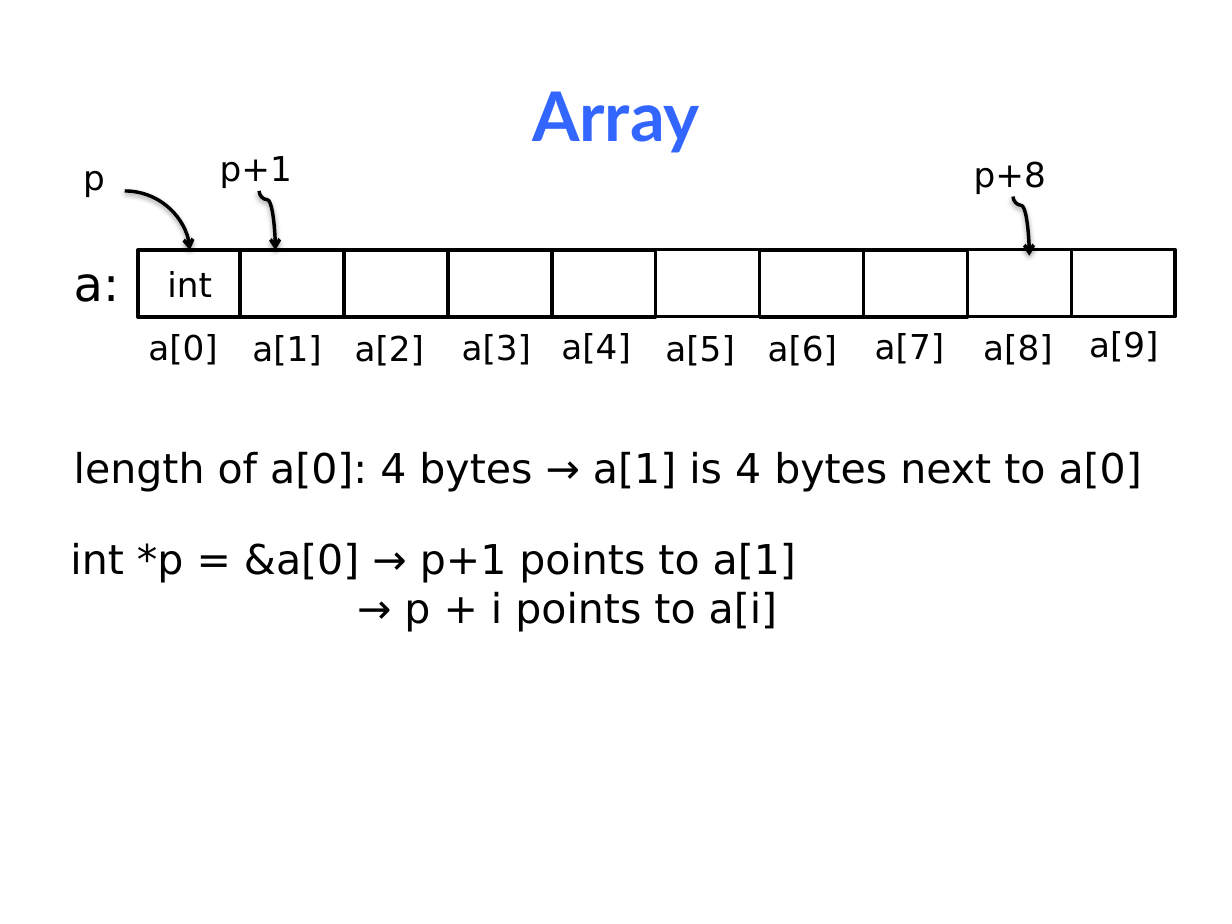
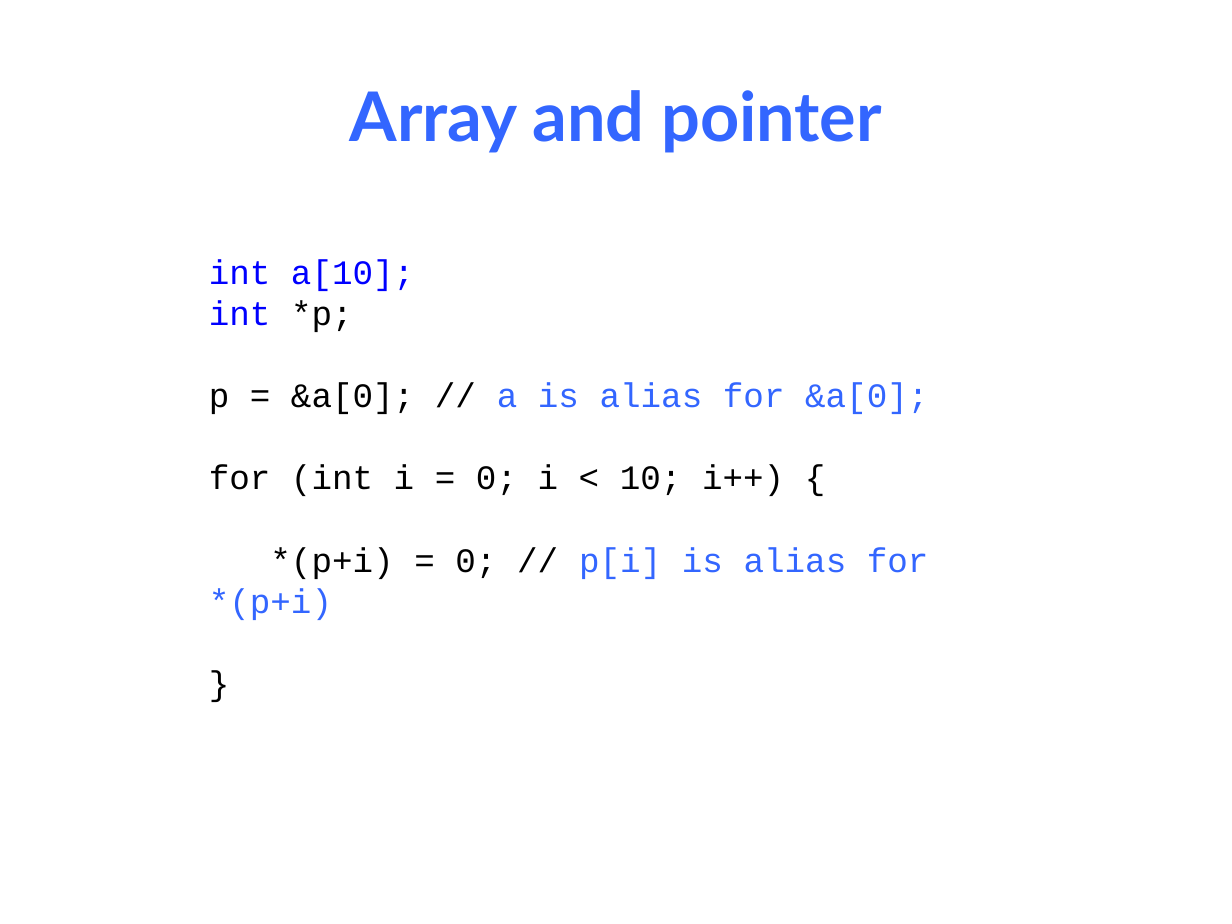
Before and after one commit to NYU-CSO/nyu-cso.github.io, a slide deck: slide 49 of notes/05-pointer_array.pptx (slide 45 before the commit). Drawn at 1232x924 pixels with LibreOffice and Linux fonts; fonts in the diff are those of the drawing. Boxes give left, top, right and bottom in pixels: in the first picture for what was removed or moved away, otherwise in the second. Text is boxed around its words. In the diff, an @@ line names an element or a change of style, - is before the commit and + after.

```diff
--- a/notes/05-pointer_array.pptx
+++ b/notes/05-pointer_array.pptx
@@ title at (350,90,882,153): text changed @@
-Array
+Array and pointer
@@ text removed at (83,171,105,197) @@
-p
@@ text removed at (220,156,292,188) @@
-p+1
@@ text removed at (974,161,1046,194) @@
-p+8
@@ curved arrow removed from (124, 191) to (190, 250) @@
@@ curved arrow removed from (259, 191) to (276, 250) @@
@@ curved arrow removed from (1013, 197) to (1030, 256) @@
@@ text added at (209,259,929,620), 20 pt, text #000000 @@
+int a[10];
+int *p;
+p = &a[0]; // a is alias for &a[0];
+for (int i = 0; i < 10; i++) {
+*(p+i) = 0; // p[i] is alias for *(p+i)
+}
@@ group removed at (74,250,1175,366): 11 texts, 10 rectangles @@
-int
-a:
-a[0]
-a[1]
-a[2]
-a[3]
-a[4]
-a[5]
-a[6]
-a[7]
-a[8]
-a[9]
@@ text removed at (74,451,1142,492) @@
-length of a[0]: 4 bytes → a[1] is 4 bytes next to a[0]
@@ text removed at (70,542,796,632) @@
-int *p = &a[0] → p+1 points to a[1]
-→ p + i points to a[i]
```
Also in this commit, not shown: 15 other slides changed, 7 slides added, 5 slides removed, 1 other file.
